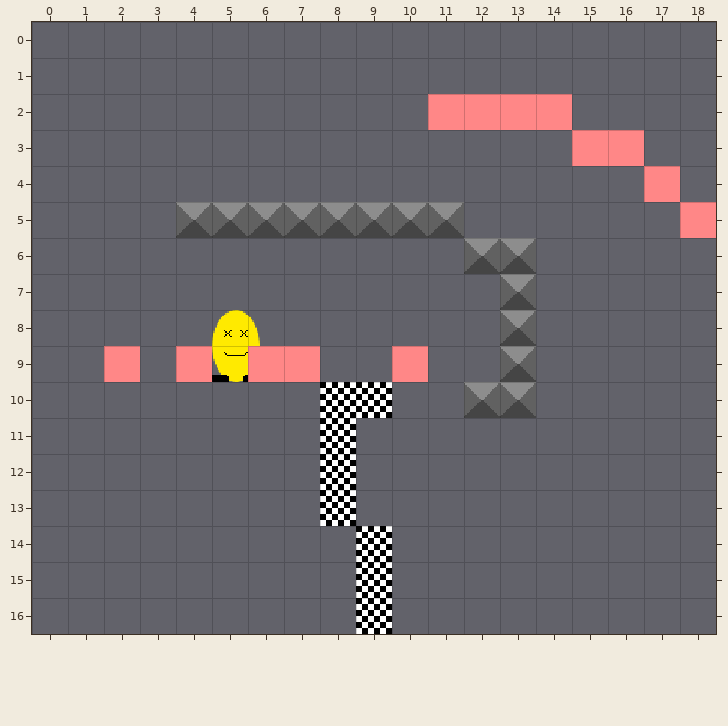
Tiled map -- src/HughFor/Content/level1.tmx. This is how it looked before the edit.
Cells are 24x24 px. Shown: x 0..18, y 0..16. The old version is drawn lined up with the new one.
New version:
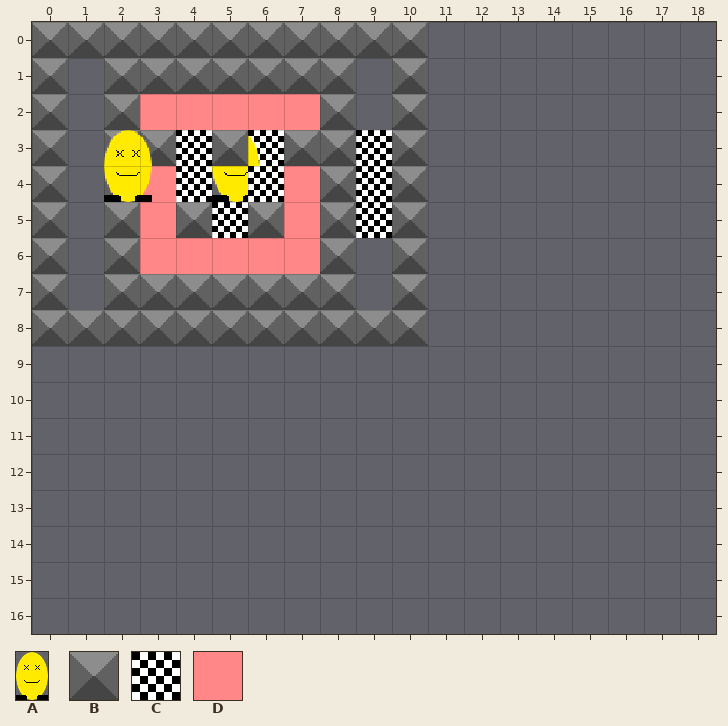
Key: from "player": A 0 "player"; from "tileset": B 0 "wall", C 1 "finish", D 2 "death".
_ is an empty cell, . an unchanged one.
Tiles of an added or newly shown layer are drawn over the layers below it.
Author's note on the commit: Add a better first-concept-level
The exact change:
map size 20x20 -> 11x9 cells
--- layer "universal"
@@ x 2..18 @@
- 2 .........DDDD....
- 3 .............DD..
- 4 ...............D.
- 5 ...B.B.B.B......D
- 6 ..........BB.....
- 7 ...........B.....
- 8 ...........B.....
- 9 D.DADD..D..B.....
-10 ......CC..BB.....
-11 ......C..........
-12 ......C..........
-13 ......C..........
-14 .......C.........
-15 .......C.........
-16 .......C.........
+ 2 .........____....
+ 3 .............__..
+ 4 ..............._.
+ 5 ..._._._._......_
+ 6 ..........__.....
+ 7 ..........._.....
+ 8 ..........._.....
+ 9 _.____.._.._.....
+10 ......__..__.....
+11 ......_..........
+12 ......_..........
+13 ......_..........
+14 ......._.........
+15 ......._.........
+16 ......._.........
--- layer "world1"
@@ x 2..8 @@
- 1 _______
- 2 _______
- 3 _._._._
- 4 _______
- 5 ._._._.
- 6 _______
- 7 _______
+ 1 BBBBBBB
+ 2 BDDDDDB
+ 3 B.C.C.B
+ 4 BDCACDB
+ 5 .D.C.D.
+ 6 BDDDDDB
+ 7 BBBBBBB
--- layer "world2" (added)
@@ x 0..10 @@
- 0 ___________
- 1 _........._
- 2 _........._
- 3 _.._._._.__
- 4 _._......__
- 5 _._......_.
- 6 _........._
- 7 _........._
- 8 ___________
+ 0 BBBBBBBBBBB
+ 1 B.........B
+ 2 B.........B
+ 3 B..B.B.B.CB
+ 4 B.A......CB
+ 5 B.B......C.
+ 6 B.........B
+ 7 B.........B
+ 8 BBBBBBBBBBB
Pixel boxes of the changes (left, top, right, bottom) in both pictures:
changed: (32, 22, 716, 634)
